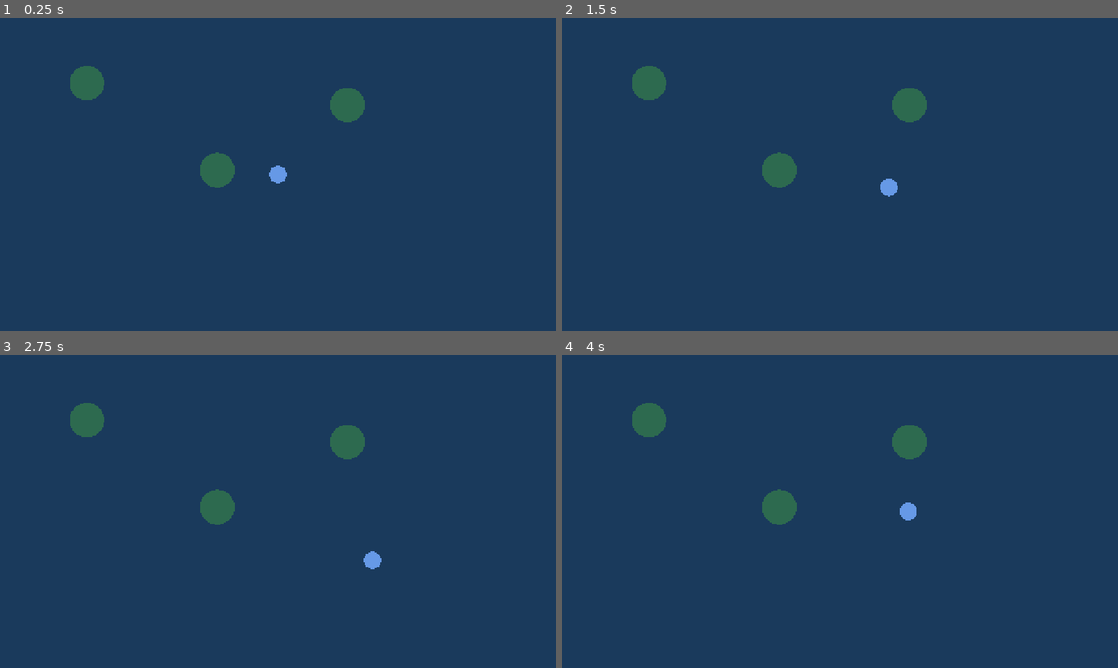
Above: before the commit, frames 1-4 (two rows, left to right).
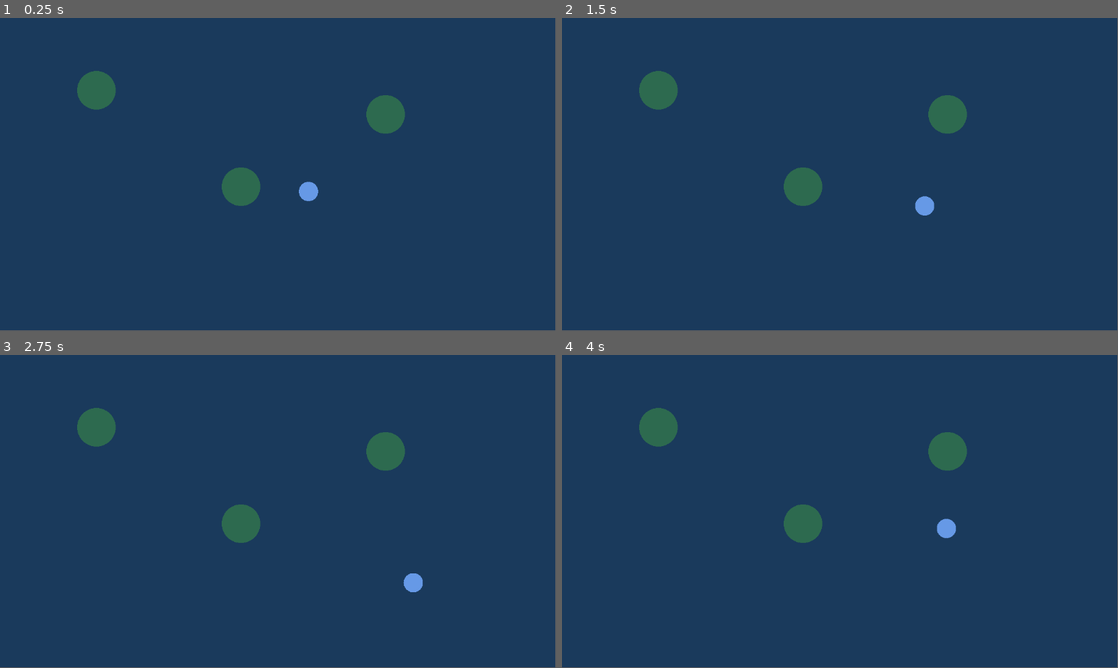
Above: after the commit, the same moments.

Repository: Drworm82/PirateClaude
Game: Godot game, scene res://scenes/main.tscn
The game is run twice, just before and just after one commit, with the same random seed, the same clock (stepped at 60 frames per second) and the same inputs.
Inputs:
- Up to frame 1 (0.25 s): no input
- Up to frame 2 (1.5 s): tap Enter at 0.5 s; hold D (move_right) 0.53-1.28 s; tap E at 0.6, 1.35 s; hold S (move_down) from 1.28 s (still down)
- Up to frame 3 (2.75 s): release S (move_down) at 2.03 s; hold D (move_right) from 2.03 s (still down); tap E at 2.1 s
- Up to frame 4 (4 s): release D (move_right) at 2.78 s; hold W (move_up) 2.78-3.53 s; tap E at 2.85, 3.6 s; hold A (move_left) from 3.53 s (still down)
In our replay, the window is 800x450 before the commit and 799x449 after it. These sizes can differ from the game's own. Grey fills any space a smaller window leaves; there, only what the larger window draws over its background counts as a difference.

The runs differ from the first frame. In frame 1, 3.1% of the frame differs, in the area x 12-73%, y 15-60%; in frame 2, 3.1%; in frame 3, 3.1%; in frame 4, 3.1%.
Error after the commit: Parse Error: Identifier "SupabaseConfig" not declared in the current scope. (res://scripts/supabase.gd:5)

Commit message:
sprint 11

Diff:
--- a/project.godot
+++ b/project.godot
@@ -15,12 +15,10 @@
 run/main_scene="res://scenes/main.tscn"
 config/features=PackedStringArray("4.6", "Mobile")
 
-[display]
+[autoload]
 
-window/size/viewport_width=1280
-window/size/viewport_height=720
-window/stretch/mode="canvas_items"
-window/stretch/aspect="expand"
+SupabaseClient="*res://scripts/supabase.gd"
+GameManager="*res://scripts/game_manager.gd"
 
 [input]
 
--- /dev/null
+++ b/scripts/game_manager.gd
@@ -0,0 +1,60 @@
+extends Node
+
+var player_id: String = ""
+var doblones: int = 100
+var prestigio: int = 0
+var home_lat: float = 19.4326
+var home_lng: float = -99.1332
+var is_authenticated: bool = false
+
+func initialize() -> void:
+	SupabaseClient.sign_in_anonymous()
+	var result: bool = await SupabaseClient.auth_completed
+	if result and SupabaseClient._user_id != "":
+		player_id = SupabaseClient._user_id
+		is_authenticated = true
+		await _load_or_create_player()
+	else:
+		print("Auth fallida — modo offline")
+
+func _load_or_create_player() -> void:
+	var http := SupabaseClient.select(
+		"players",
+		"id=eq." + player_id
+	)
+	var response: Array = await http.request_completed
+	var body: String = response[3].get_string_from_utf8()
+	var data: Variant = JSON.parse_string(body)
+
+	if data is Array and data.size() > 0:
+		var p: Dictionary = data[0]
+		doblones = p.get("doblones", 100)
+		prestigio = p.get("prestigio", 0)
+		home_lat = p.get("lat_center", 19.4326)
+		home_lng = p.get("lng_center", -99.1332)
+		print("Jugador cargado: ", doblones, " doblones")
+	else:
+		await _create_player()
+
+func _create_player() -> void:
+	var http := SupabaseClient.insert("players", {
+		"id": player_id,
+		"doblones": 100,
+		"prestigio": 0,
+		"lat_center": home_lat,
+		"lng_center": home_lng
+	})
+	var response: Array = await http.request_completed
+	var body: String = response[3].get_string_from_utf8()
+	print("Jugador creado. Response: ", response[1])
+	print("Body: ", body)
+
+func save_player() -> void:
+	var http := SupabaseClient.upsert("players", {
+		"id": player_id,
+		"doblones": doblones,
+		"prestigio": prestigio,
+		"ultima_conexion": Time.get_datetime_string_from_system()
+	})
+	var response: Array = await http.request_completed
+	print("Guardado. Response: ", response[1])
--- a/scripts/main.gd
+++ b/scripts/main.gd
@@ -8,6 +8,7 @@
 var current_destination: String = ""
 
 func _ready() -> void:
+	await GameManager.initialize()
 	_setup_gps_view()
 
 func _setup_gps_view() -> void:
--- /dev/null
+++ b/scripts/supabase.gd
@@ -0,0 +1,75 @@
+extends Node
+
+signal auth_completed(success: bool)
+
+const BASE_URL := SupabaseConfig.URL
+const ANON_KEY := SupabaseConfig.ANON_KEY
+
+var _access_token: String = ""
+var _user_id: String = ""
+
+func _get_headers() -> Array:
+    var auth := ANON_KEY if _access_token == "" else _access_token
+    return [
+        "apikey: " + ANON_KEY,
+        "Authorization: Bearer " + auth,
+        "Content-Type: application/json",
+        "Prefer: return=representation"
+    ]
+
+func sign_in_anonymous() -> void:
+    var url := BASE_URL + "/auth/v1/signup"
+    var http := HTTPRequest.new()
+    add_child(http)
+    http.request_completed.connect(_on_auth_completed.bind(http))
+    var body := JSON.stringify({"data": {}})
+    var headers := [
+        "apikey: " + ANON_KEY,
+        "Content-Type: application/json"
+    ]
+    http.request(url, headers, HTTPClient.METHOD_POST, body)
+
+func _on_auth_completed(_result: int, response_code: int,
+                         _headers: PackedStringArray,
+                         body: PackedByteArray,
+                         http_node: HTTPRequest) -> void:
+    if response_code == 200:
+        var json: Variant = JSON.parse_string(
+            body.get_string_from_utf8())
+        if json and "access_token" in json:
+            _access_token = json.access_token
+            _user_id = json.user.id
+            print("Auth exitosa: ", _user_id)
+            http_node.queue_free()
+            emit_signal("auth_completed", true)
+            return
+    print("Auth error: ", response_code)
+    http_node.queue_free()
+    emit_signal("auth_completed", false)
+
+func select(table: String, filters: String = "") -> HTTPRequest:
+    var url := BASE_URL + "/rest/v1/" + table
+    if filters != "":
+        url += "?" + filters
+    var http := HTTPRequest.new()
+    add_child(http)
+    http.request(url, _get_headers(), HTTPClient.METHOD_GET)
+    return http
+
+func insert(table: String, data: Dictionary) -> HTTPRequest:
+    var url := BASE_URL + "/rest/v1/" + table
+    var http := HTTPRequest.new()
+    add_child(http)
+    var body := JSON.stringify(data)
+    http.request(url, _get_headers(), HTTPClient.METHOD_POST, body)
+    return http
+
+func upsert(table: String, data: Dictionary) -> HTTPRequest:
+    var url := BASE_URL + "/rest/v1/" + table
+    var headers := _get_headers()
+    headers.append("Prefer: resolution=merge-duplicates")
+    var http := HTTPRequest.new()
+    add_child(http)
+    var body := JSON.stringify(data)
+    http.request(url, headers, HTTPClient.METHOD_POST, body)
+    return http
Not shown, added: scripts/game_manager.gd.uid
Not shown, added: scripts/supabase.gd.uid
Not shown, added: supabase_config.gd.uid
Not shown, changed: .gitignore
